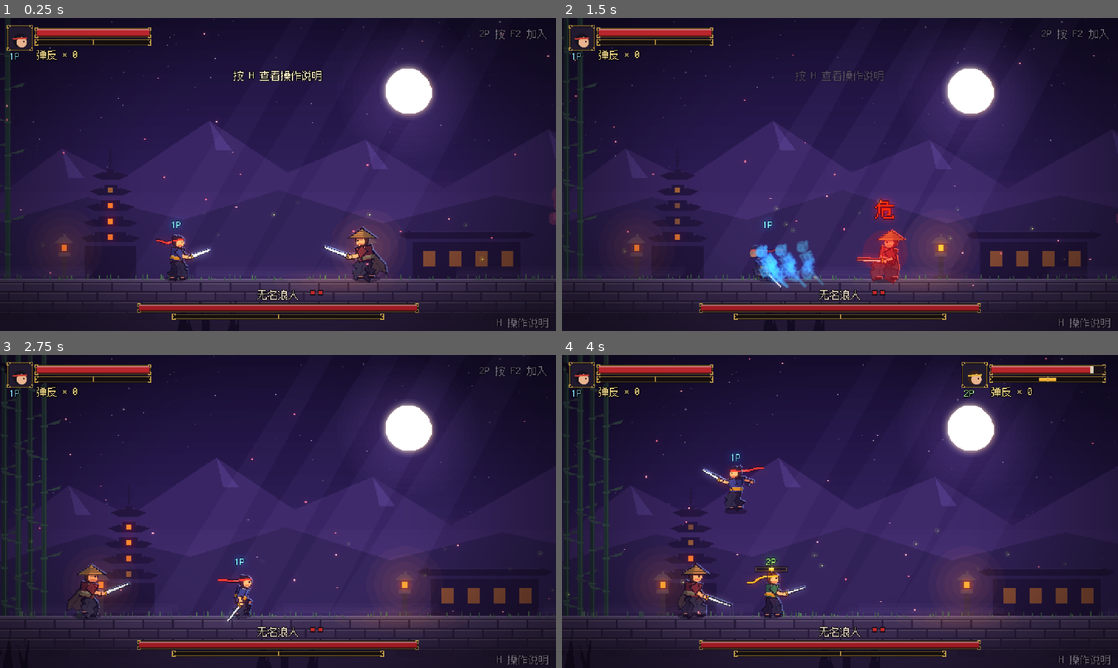
Above: before the commit, frames 1-4 (two rows, left to right).
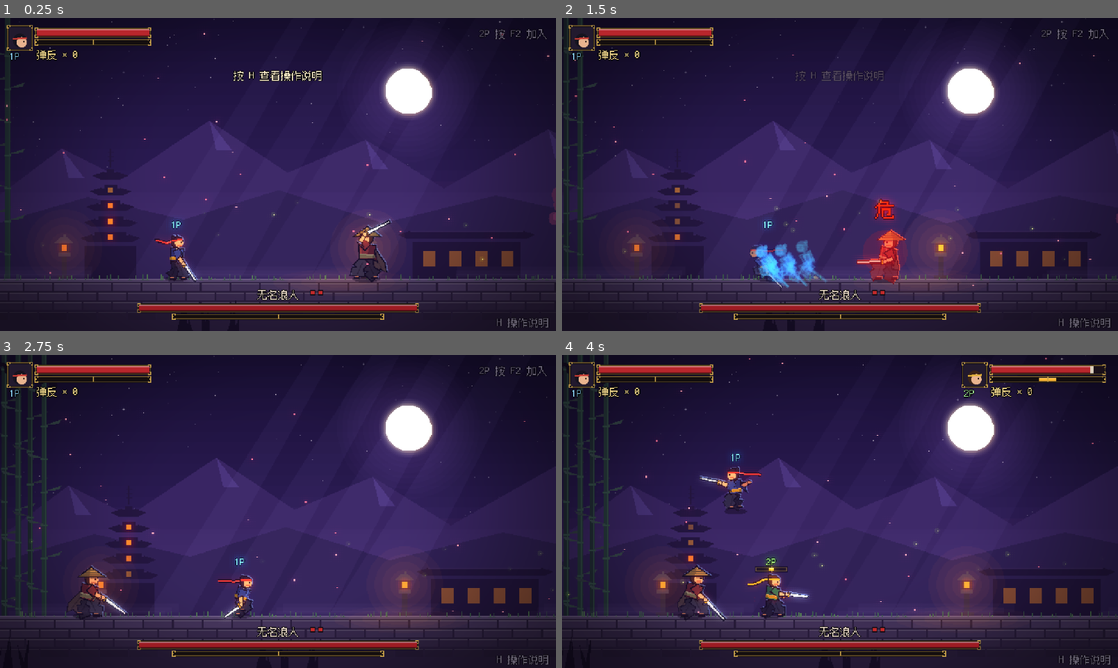
Above: after the commit, the same moments.

Repository: zexuan520/7Fgame-1v1-2-
Game: Godot game, scene res://scenes/main.tscn
Two runs of this game, one before a commit and one after it. Both use one fixed random seed, a clock stepped at 60 frames per second and the inputs below.
Inputs (mouse positions are in pixels of both pictures, inside the frame that each line leads up to):
- Up to frame 1 (0.25 s): no input
- Up to frame 2 (1.5 s): move the mouse to (962, 158) at 0.52 s; hold D (p1_right) 0.53-1.28 s; tap J (p1_attack) at 0.6 s; click (962, 158) at 0.67 s; tap W (p1_jump) at 0.77 s; move the mouse to (728, 190) at 1.27 s; hold A from 1.28 s (still down); tap L (p1_dodge) at 1.35 s
- Up to frame 3 (2.75 s): tap W (p1_jump) at 1.52 s; move the mouse to (333, 442) at 2.02 s; release A at 2.03 s; hold D (p1_right) from 2.03 s (still down); tap K (p1_guard) at 2.1 s
- Up to frame 4 (4 s): move the mouse to (812, 574) at 2.77 s; release D (p1_right) at 2.78 s; hold Up 2.78-3.53 s; tap Keypad 1 (p2_attack) at 2.85 s; click (812, 574) at 2.92 s; tap W (p1_jump) at 3.02, 3.77 s; move the mouse to (1006, 558) at 3.52 s; hold A from 3.53 s (still down); tap Space at 3.6 s

The runs differ from the first frame. In frame 1, 0.9% of the frame differs, in the area x 27-71%, y 64-85%; in frame 2, 0.4%; in frame 3, 0.8%; in frame 4, 1.3%, in the area x 20-45%, y 34-86%.

Commit message:
人物动作：待机呼吸、放松持刀、闲置小动作、戒备架势，敌人扛刀与压低步伐
- 主角站着时刀尖下垂、身体随呼吸起伏；站久了会甩刀、伸懒腰、回头看
- 敌人靠近时自动转为双手持刀的戒备架势
- 跑步拖刀摆臂，二段跳空翻，落地下蹲缓冲，转身有挤压
- 敌人远处扛刀晃着走，近处压低身体刀尖低垂

Co-Authored-By: Claude Opus 5.5 <noreply@anthropic.com>
Claude-Session: https://claude.ai/code/session_018QRPNFoea2MXC9tbyTPT6i

Diff:
--- a/scripts/enemy.gd
+++ b/scripts/enemy.gd
@@ -49,6 +49,7 @@
 var look := Puppet.Look.new()
 var _pose: Dictionary = {}
 var _clock := 0.0
+var _stalk := 0.0           # 0 扛刀放松，1 压低戒备
 
 static var POSES := {}
 
@@ -63,6 +64,12 @@
 		"sword": -1.4, "foot_f": Vector2(7, 0), "foot_b": Vector2(-8, 0)})
 	POSES["sweep_cut"] = Puppet.pose({"crouch": 8.0, "lean": 0.5, "arm_f": Vector2(1.5, 1.6), "arm_b": Vector2(-0.6, -0.4),
 		"sword": 1.75, "foot_f": Vector2(9, 0), "foot_b": Vector2(-8, 0)})
+	# 远处：刀扛在肩上，身体放松
+	POSES["shoulder"] = Puppet.pose({"crouch": 0.8, "lean": -0.04, "foot_f": Vector2(4, 0), "foot_b": Vector2(-4, 0),
+		"arm_f": Vector2(2.3, 3.7), "arm_b": Vector2(-0.15, 0.15), "sword": 4.25, "head": 0.05})
+	# 近处：压低身体，刀尖低垂，伺机出手
+	POSES["stalk"] = Puppet.pose({"crouch": 3.2, "lean": 0.26, "foot_f": Vector2(7, 0), "foot_b": Vector2(-6, 0),
+		"arm_f": Vector2(0.7, 1.15), "arm_b": Vector2(0.5, 1.1), "sword": 0.95, "head": -0.12})
 	var tp: Dictionary = Player.POSES["raise3"].duplicate()
 	tp["lean"] = -0.3
 	tp["crouch"] = 4.0
@@ -86,7 +93,7 @@
 	look.cape_color = Color("3b2e2b")
 	look.sword_len = 28.0
 	look.width = 1.15
-	_pose = POSES["idle"].duplicate()
+	_pose = POSES["shoulder"].duplicate()
 	body_size = Vector2(30, 56)
 	setup_body()
 	posture_recover_rate = 25.0
@@ -201,6 +208,8 @@
 	apply_gravity(delta)
 	move_and_slide()
 	_clock += delta
+	var near := target != null and absf(target.global_position.x - global_position.x) < 200.0
+	_stalk = move_toward(_stalk, 1.0 if near else 0.0, delta * 2.5)
 	var rate := 50.0 if state == S.ACTIVE else 18.0
 	_pose = Puppet.lerp_pose(_pose, _target_pose(), 1.0 - exp(-rate * delta))
 	queue_redraw()
@@ -457,24 +466,11 @@
 	var t := state_time
 	match state:
 		S.IDLE:
-			if absf(velocity.x) > 5.0:
-				var ph := _clock * 9.0
-				var walk := Puppet.pose({
-					"crouch": 2.0 + absf(sin(ph)) * 0.8, "lean": 0.2,
-					"foot_f": Vector2(4.0 * sin(ph), -maxf(0.0, 2.0 * cos(ph))),
-					"foot_b": Vector2(-4.0 * sin(ph), -maxf(0.0, -2.0 * cos(ph))),
-				})
-				# 往后退时身体后仰
-				if signf(velocity.x) != float(facing):
-					walk["lean"] = -0.1
-				return walk
-			var idle: Dictionary = POSES["idle"].duplicate()
-			idle["crouch"] = 1.5 + sin(_clock * 2.5) * 0.6
-			return idle
+			return _idle_pose()
 		S.WINDUP:
 			var keys := _move_keys()
 			var windup: float = _hit_times()[0] * _speed()
-			return Puppet.lerp_pose(POSES["idle"], POSES[keys[0]], t / maxf(windup * 0.6, 0.01))
+			return Puppet.lerp_pose(POSES["stalk"], POSES[keys[0]], t / maxf(windup * 0.6, 0.01))
 		S.ACTIVE:
 			var keys := _move_keys()
 			var active: float = _hit_times()[1]
@@ -482,7 +478,7 @@
 		S.RECOVER:
 			var keys := _move_keys()
 			var recover: float = _hit_times()[2] * _speed()
-			return Puppet.lerp_pose(POSES[keys[1]], POSES["idle"], pow(t / recover, 2.0))
+			return Puppet.lerp_pose(POSES[keys[1]], POSES["stalk"], pow(t / recover, 2.0))
 		S.GUARD:
 			return POSES["guard"]
 		S.FLINCH, S.STAGGER:
@@ -492,8 +488,31 @@
 			bp["lean"] = 0.7 + sin(_clock * 3.0) * 0.1
 			return bp
 		S.REVIVE:
-			return Puppet.lerp_pose(POSES["broken"], POSES["idle"], (t - 0.6) / 0.6)
-	return POSES["idle"]
+			return Puppet.lerp_pose(POSES["broken"], POSES["stalk"], (t - 0.6) / 0.6)
+	return POSES["stalk"]
+
+
+## 待机/走动：远处扛刀晃着走，近处压低身体横移
+func _idle_pose() -> Dictionary:
+	var base := Puppet.lerp_pose(POSES["shoulder"], POSES["stalk"], _stalk)
+	var speed := absf(velocity.x)
+	if speed < 5.0:
+		return Puppet.breathe(base, _clock * 0.85, 1.2 - _stalk * 0.5)
+	var k := clampf(speed / WALK_SPEED, 0.0, 1.0)
+	var back := signf(velocity.x) != float(facing)
+	var ph := _clock * (7.0 + 3.0 * _stalk) * (-1.0 if back else 1.0)
+	var stride := lerpf(5.0, 4.0, _stalk) * k
+	var w := base.duplicate()
+	w["foot_f"] = Vector2(float(base["foot_f"].x) * 0.4 + stride * sin(ph), -maxf(0.0, 2.2 * cos(ph)) * k)
+	w["foot_b"] = Vector2(float(base["foot_b"].x) * 0.4 - stride * sin(ph), -maxf(0.0, -2.2 * cos(ph)) * k)
+	# 每一步身体上下起伏、左右晃，扛着的刀跟着颠
+	w["crouch"] = float(base["crouch"]) + absf(sin(ph)) * 0.9 * k
+	w["lean"] = float(base["lean"]) + sin(ph * 2.0) * 0.03 + (-0.18 if back else 0.0)
+	w["head"] = float(base["head"]) - sin(ph * 2.0) * 0.04
+	w["sword"] = float(base["sword"]) + sin(ph * 2.0 + 0.5) * lerpf(0.12, 0.04, _stalk)
+	var ab: Vector2 = base["arm_b"]
+	w["arm_b"] = ab + Vector2(-sin(ph) * 0.35 * (1.0 - _stalk), 0.0)
+	return w
 
 
 func _draw() -> void:
--- a/scripts/main.gd
+++ b/scripts/main.gd
@@ -153,6 +153,20 @@
 		if d < best_d:
 			best_d = d
 			best = p
+	return best
+
+
+## 离 from 最近、还能战斗的敌人（超出 max_dist 返回 null）
+func nearest_enemy(from: Vector2, max_dist: float) -> Enemy:
+	var best: Enemy = null
+	var best_d := max_dist
+	for e in enemies:
+		if not e.visible or e.state == Enemy.S.DEAD or e.state == Enemy.S.DYING:
+			continue
+		var d := absf(e.global_position.x - from.x)
+		if d < best_d:
+			best_d = d
+			best = e
 	return best
 
 
--- a/scripts/player.gd
+++ b/scripts/player.gd
@@ -58,6 +58,11 @@
 var _was_on_floor := true
 var _ghost_timer := 0.0
 var _squash := Vector2.ONE
+var _idle_time := 0.0               # 站着不动多久了，用来触发闲置小动作
+var _land_timer := 0.0
+var _spin_time := -1.0              # 二段跳翻身
+var _prev_facing := 1
+var _ready_blend := 0.0             # 0 = 放松，1 = 戒备
 
 static var POSES := {}
 
@@ -66,6 +71,24 @@
 	if not POSES.is_empty():
 		return
 	POSES["idle"] = Puppet.pose({})
+	# 放松持刀：刀尖斜向下
+	POSES["relaxed"] = Puppet.pose({"crouch": 1.2, "lean": 0.04, "foot_f": Vector2(5, 0), "foot_b": Vector2(-4, 0),
+		"arm_f": Vector2(0.25, 0.6), "arm_b": Vector2(-0.12, 0.2), "sword": 0.55})
+	# 戒备：敌人靠近时，双手持刀刀尖指向对方
+	POSES["ready"] = Puppet.pose({"crouch": 2.8, "lean": 0.16, "foot_f": Vector2(6, 0), "foot_b": Vector2(-6, 0),
+		"arm_f": Vector2(0.95, 1.55), "arm_b": Vector2(0.75, 1.45), "sword": 1.45})
+	# 闲置小动作：甩刀（血振）
+	POSES["chiburi_up"] = Puppet.pose({"crouch": 1.5, "lean": -0.05, "foot_f": Vector2(5, 0), "foot_b": Vector2(-4, 0),
+		"arm_f": Vector2(1.9, 2.5), "arm_b": Vector2(-0.2, 0.3), "sword": 2.7})
+	POSES["chiburi_down"] = Puppet.pose({"crouch": 2.5, "lean": 0.22, "foot_f": Vector2(6, 0), "foot_b": Vector2(-4, 0),
+		"arm_f": Vector2(0.9, 0.5), "arm_b": Vector2(-0.4, 0.1), "sword": 0.25})
+	# 伸展、回头
+	POSES["stretch"] = Puppet.pose({"crouch": 0.4, "lean": -0.16, "head": -0.25, "foot_f": Vector2(5, 0), "foot_b": Vector2(-4, 0),
+		"arm_f": Vector2(0.3, 0.6), "arm_b": Vector2(2.7, 3.1), "sword": 0.5})
+	POSES["look_back"] = Puppet.pose({"crouch": 1.4, "lean": -0.06, "head": -0.5, "foot_f": Vector2(5, 0), "foot_b": Vector2(-5, 0),
+		"arm_f": Vector2(0.3, 0.7), "arm_b": Vector2(-0.3, 0.1), "sword": 0.6})
+	POSES["land"] = Puppet.pose({"crouch": 6.5, "lean": 0.35, "foot_f": Vector2(6, 0), "foot_b": Vector2(-6, 0),
+		"arm_f": Vector2(0.6, 1.0), "arm_b": Vector2(-0.8, -0.2), "sword": 0.9})
 	POSES["guard"] = Puppet.pose({"crouch": 2.5, "lean": 0.15, "foot_f": Vector2(5, 0), "foot_b": Vector2(-6, 0),
 		"arm_f": Vector2(1.1, 2.4), "arm_b": Vector2(0.7, 1.9), "sword": 2.75})
 	POSES["parry"] = Puppet.pose({"crouch": 3.0, "lean": 0.3, "foot_f": Vector2(6, 0), "foot_b": Vector2(-6, 0),
@@ -295,6 +318,7 @@
 		main.spawn_dust(global_position, 0.0, 6)
 	elif air_jumps > 0:
 		main.spawn_dust(global_position, 0.0, 4)
+		_spin_time = 0.0
 		air_jumps -= 1
 		velocity.y = JUMP_VELOCITY * 0.9
 
@@ -465,19 +489,15 @@
 	match state:
 		S.FREE:
 			if not is_on_floor():
+				if _spin_time >= 0.0:
+					return Puppet.pose({"crouch": 5.0, "lean": 0.5, "foot_f": Vector2(4, -6), "foot_b": Vector2(-2, -5),
+						"arm_f": Vector2(1.2, 2.2), "arm_b": Vector2(1.0, 2.0), "sword": 1.0})
 				return POSES["jump"] if velocity.y < 0.0 else POSES["fall"]
+			if _land_timer > 0.0:
+				return POSES["land"]
 			if absf(velocity.x) > 10.0:
-				var ph := clock * 13.0
-				return Puppet.pose({
-					"crouch": 2.0 + absf(sin(ph)) * 1.2, "lean": 0.3,
-					"foot_f": Vector2(5.0 * sin(ph), -maxf(0.0, 3.0 * cos(ph))),
-					"foot_b": Vector2(-5.0 * sin(ph), -maxf(0.0, -3.0 * cos(ph))),
-					"arm_f": Vector2(-0.3 + 0.2 * sin(ph), 0.2), "sword": -0.7,
-					"arm_b": Vector2(0.4 * sin(ph + PI), 0.9),
-				})
-			var idle: Dictionary = POSES["idle"].duplicate()
-			idle["crouch"] = 1.0 + sin(clock * 3.0) * 0.6
-			return idle
+				return _run_pose()
+			return _idle_pose()
 		S.CHARGE:
 			var cp: Dictionary = Puppet.lerp_pose(POSES["idle"], POSES["charge"], charge_time / 0.25)
 			if charge_time >= HEAVY_CHARGE_TIME - 0.1:
@@ -509,7 +529,59 @@
 	return POSES["idle"]
 
 
+func _run_pose() -> Dictionary:
+	var ph := clock * 14.0
+	var s := sin(ph)
+	var c := cos(ph)
+	return Puppet.pose({
+		"crouch": 2.2 + absf(s) * 1.6, "lean": 0.34 + absf(s) * 0.04, "head": -0.1,
+		"foot_f": Vector2(6.5 * s, -maxf(0.0, 4.5 * c)),
+		"foot_b": Vector2(-6.5 * s, -maxf(0.0, -4.5 * c)),
+		"arm_f": Vector2(-0.5 + 0.25 * s, 0.1), "sword": -1.0 + 0.15 * s,   # 刀拖在身后
+		"arm_b": Vector2(0.9 * -s, 1.2 + 0.4 * -s),
+	})
+
+
+func _idle_pose() -> Dictionary:
+	# 敌人靠近时进入戒备，远离时放松
+	var base := Puppet.lerp_pose(POSES["relaxed"], POSES["ready"], _ready_blend)
+	var p := Puppet.breathe(base, clock, 1.0 - _ready_blend * 0.4)
+	# 站久了做闲置小动作：甩刀、伸展、回头，轮流来
+	if _ready_blend < 0.1 and _idle_time > 3.0:
+		var cycle := fmod(_idle_time - 3.0, 5.0)
+		var which := int((_idle_time - 3.0) / 5.0) % 3
+		var r: Dictionary = POSES["relaxed"]
+		var track: Array
+		match which:
+			0: track = [[0.0, r], [0.35, POSES["chiburi_up"]], [0.5, POSES["chiburi_down"]], [1.0, POSES["chiburi_down"]], [1.5, r]]
+			1: track = [[0.0, r], [0.6, POSES["stretch"]], [1.3, POSES["stretch"]], [1.9, r]]
+			_: track = [[0.0, r], [0.4, POSES["look_back"]], [1.6, POSES["look_back"]], [2.0, r]]
+		var last: float = track[track.size() - 1][0]
+		if cycle < last:
+			return Puppet.breathe(Puppet.sample(track, cycle), clock, 0.6)
+	return p
+
+
 func _update_art(delta: float) -> void:
+	# 待机时间、落地缓冲、翻身、戒备程度
+	if state == S.FREE and is_on_floor() and absf(velocity.x) < 10.0:
+		_idle_time += delta
+	else:
+		_idle_time = 0.0
+	_land_timer = maxf(0.0, _land_timer - delta)
+	if _spin_time >= 0.0:
+		_spin_time += delta
+		if _spin_time > 0.32 or is_on_floor():
+			_spin_time = -1.0
+	var near: Enemy = main.nearest_enemy(global_position, 170.0)
+	var want := 1.0 if near != null and near.is_hittable() else 0.0
+	_ready_blend = move_toward(_ready_blend, want, delta * 3.0)
+	if want > 0.0:
+		_idle_time = 0.0
+	if facing != _prev_facing:
+		_squash = Vector2(0.82, 1.08)   # 转身
+		_prev_facing = facing
+
 	# 姿势平滑过渡；出刀那一下要快
 	var rate := 60.0 if state == S.ATTACK or state == S.EXECUTE else 22.0
 	_pose = Puppet.lerp_pose(_pose, _target_pose(), 1.0 - exp(-rate * delta))
@@ -519,6 +591,8 @@
 	if is_on_floor() and not _was_on_floor:
 		main.spawn_dust(global_position, 0.0, 6)
 		_squash = Vector2(1.18, 0.84)
+		if state == S.FREE:
+			_land_timer = 0.1
 	_was_on_floor = is_on_floor()
 
 	# 闪身残影
@@ -567,7 +641,14 @@
 	if state == S.DEAD:
 		Puppet.draw(self, _pose, look, facing, Vector2(-facing * 6.0, -4.0), Color(0.15, 0.15, 0.2, 0.45), 1.0, -facing * PI / 2.0)
 	else:
-		Puppet.draw_lit(self, _pose, look, facing, rim, Vector2.ZERO, tint, alpha, 0.0, _squash, velocity.x)
+		var spin := 0.0
+		var spin_off := Vector2.ZERO
+		if _spin_time >= 0.0:
+			spin = facing * TAU * clampf(_spin_time / 0.32, 0.0, 1.0)
+			# 绕身体中心翻转
+			var pivot := Vector2(0, -26)
+			spin_off = pivot - pivot.rotated(spin)
+		Puppet.draw_lit(self, _pose, look, facing, rim, spin_off, tint, alpha, spin, _squash, velocity.x)
 
 	# 弹反窗口内刀身发光
 	if state == S.GUARD and parry_timer > 0.0:
--- a/scripts/puppet.gd
+++ b/scripts/puppet.gd
@@ -86,6 +86,34 @@
 				out[k] = (va as Vector2).lerp(vb, t)
 		else:
 			out[k] = va
+	return out
+
+
+## 按时间在一串关键姿势之间插值（带缓入缓出）。track 为 [[时间, 姿势], ...]，时间递增
+static func sample(track: Array, t: float) -> Dictionary:
+	if t <= float(track[0][0]):
+		return track[0][1]
+	for i in range(track.size() - 1):
+		var t0: float = track[i][0]
+		var t1: float = track[i + 1][0]
+		if t <= t1:
+			var k := (t - t0) / maxf(t1 - t0, 0.001)
+			return lerp_pose(track[i][1], track[i + 1][1], smoothstep(0.0, 1.0, k))
+	return track[track.size() - 1][1]
+
+
+## 在姿势上叠加呼吸起伏（amount 为幅度倍数）
+static func breathe(p: Dictionary, t: float, amount: float = 1.0) -> Dictionary:
+	var out := p.duplicate()
+	var b := sin(t * 2.4)
+	out["crouch"] = float(p["crouch"]) + b * 0.45 * amount
+	out["lean"] = float(p["lean"]) + b * 0.025 * amount
+	out["head"] = float(p["head"]) - b * 0.04 * amount
+	var af: Vector2 = p["arm_f"]
+	out["arm_f"] = af + Vector2(b * 0.04, b * 0.05) * amount
+	var ab: Vector2 = p["arm_b"]
+	out["arm_b"] = ab + Vector2(-b * 0.05, b * 0.04) * amount
+	out["sword"] = float(p["sword"]) + sin(t * 2.4 + 0.6) * 0.05 * amount
 	return out
 
 
